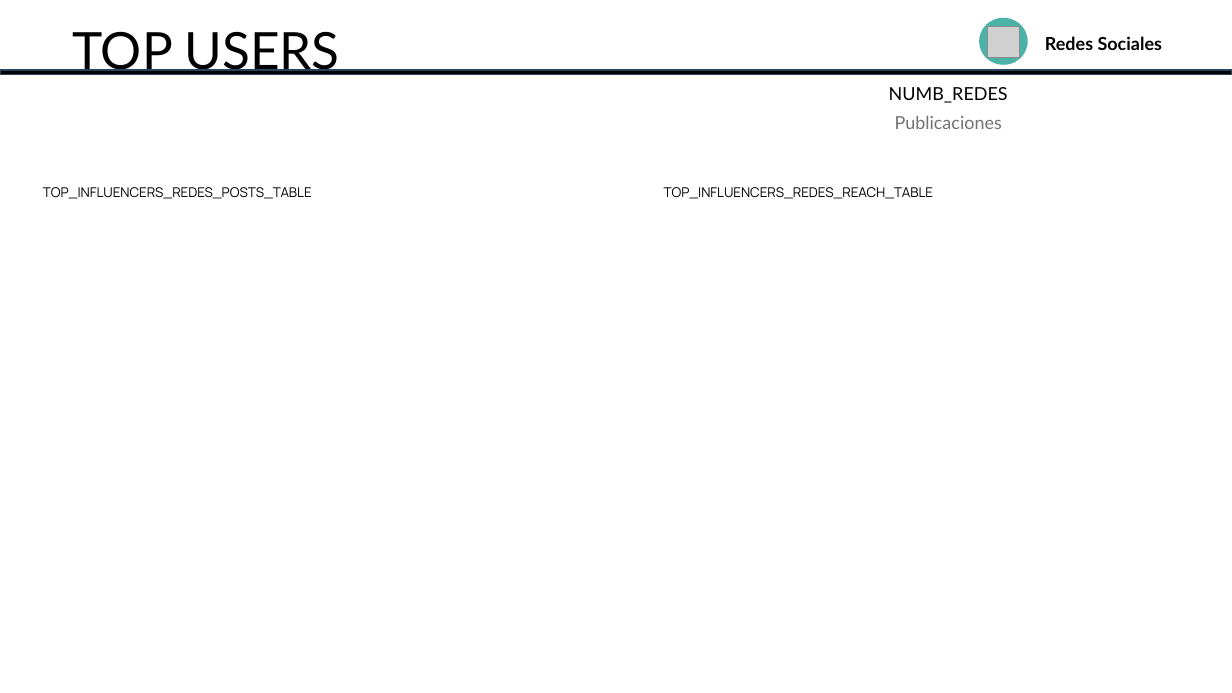
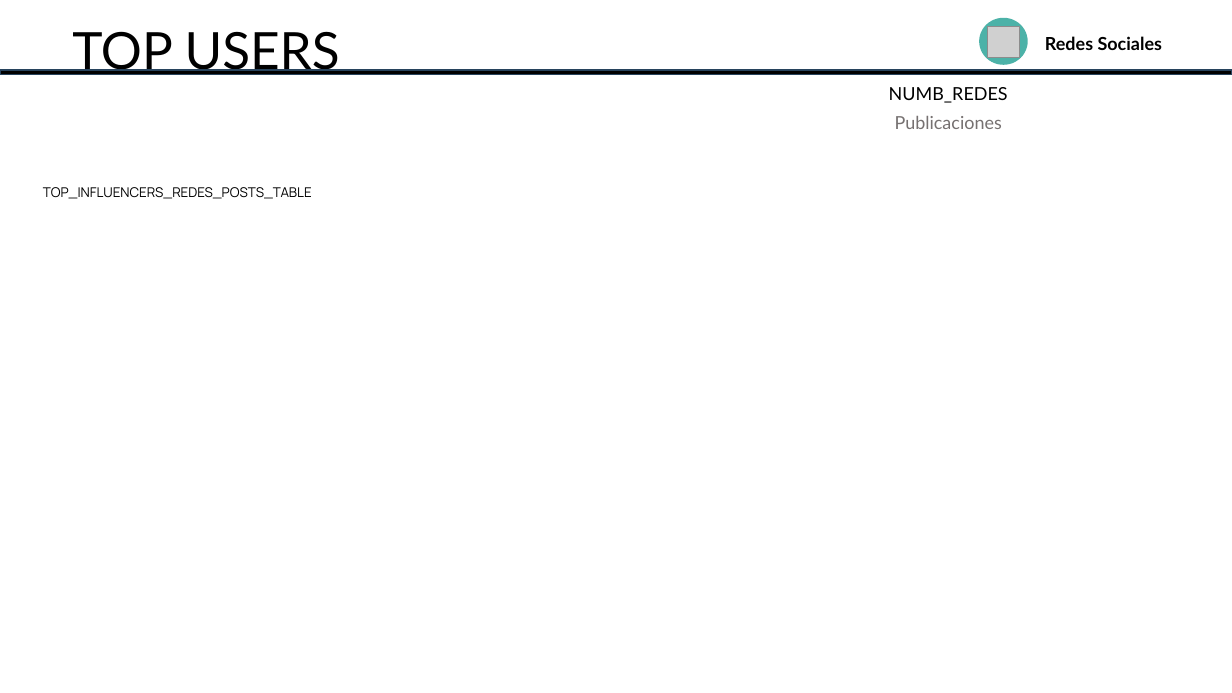
Before and after one commit to 2mingho/powerpoint-automated-web, a slide deck: slide 6 of powerpoints/Reporte_plantilla.pptx. Drawn at 1232x693 pixels with LibreOffice and Linux fonts; fonts in the diff are those of the drawing; grey boxes stand for pictures. Boxes give left, top, right and bottom in pixels: in the first picture for what was removed or moved away, otherwise in the second. Text is boxed around its words. In the diff, an @@ line names an element or a change of style, - is before the commit and + after.

```diff
--- a/powerpoints/Reporte_plantilla.pptx
+++ b/powerpoints/Reporte_plantilla.pptx
@@ text removed at [664, 187, 933, 199] @@
-TOP_INFLUENCERS_REDES_REACH_TABLE
```
Also in this commit, not shown: 1 other slide changed, 2 other files.
